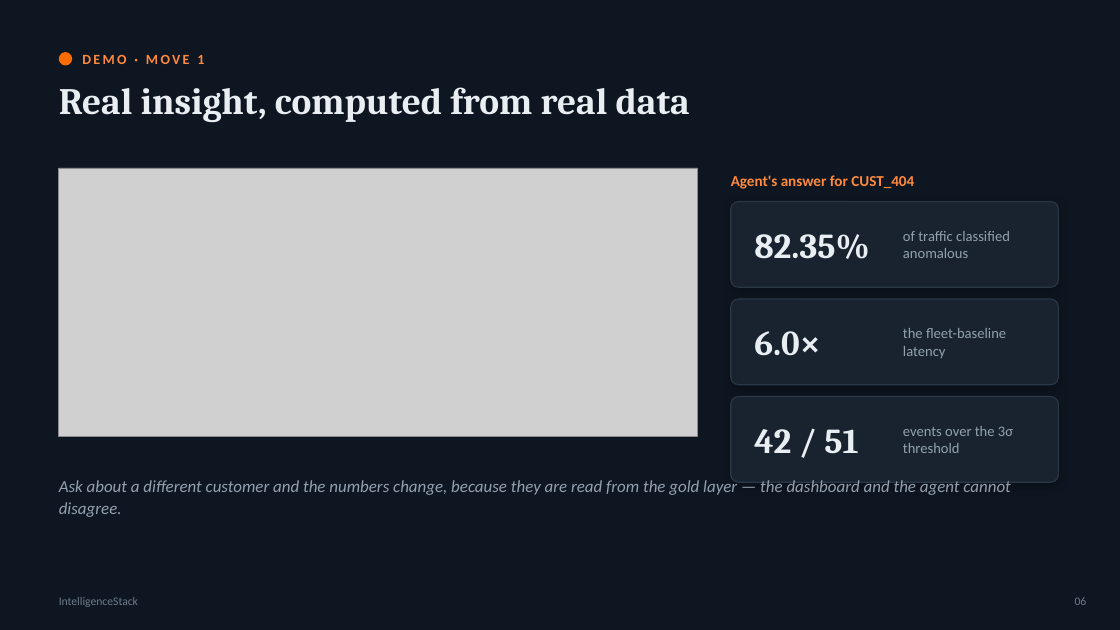
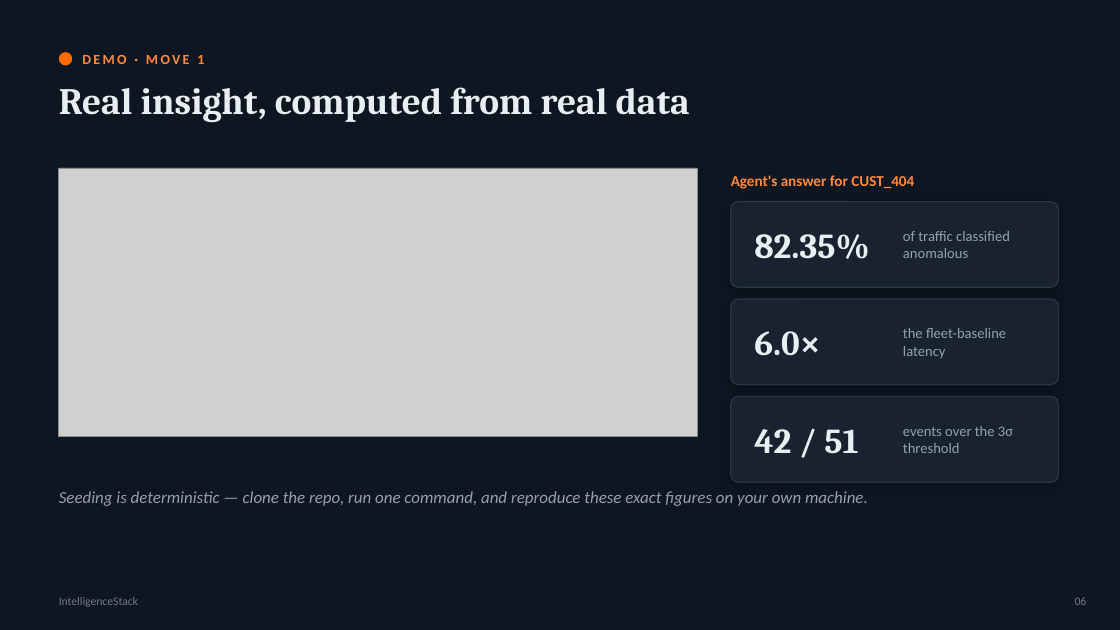
Before and after one commit to atharvvani464/IntelligenceStack, a slide deck: slide 6 of IntelligenceStack_Executive_Deck.pptx. Drawn at 1120x630 pixels with LibreOffice and Linux fonts; fonts in the diff are those of the drawing; grey boxes stand for pictures. Boxes give left, top, right and bottom in pixels: in the first picture for what was removed or moved away, otherwise in the second. Text is boxed around its words. In the diff, an @@ line names an element or a change of style, - is before the commit and + after.

```diff
--- a/IntelligenceStack_Executive_Deck.pptx
+++ b/IntelligenceStack_Executive_Deck.pptx
@@ text at box(59, 491, 868, 506): text changed @@
-Ask about a different customer and the numbers change, because they are read from the gold layer — the dashboard and the agent cannot disagree.
+Seeding is deterministic — clone the repo, run one command, and reproduce these exact figures on your own machine.
```
Also in this commit, not shown: 8 other slides changed, 1 slide added, 1 other file.
